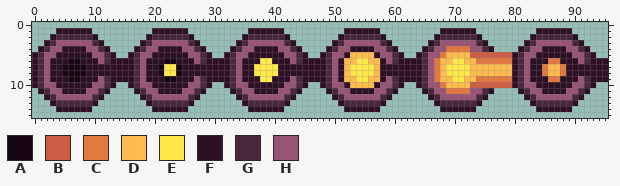
Edited in one commit: sprite sheet (Ludum-Dare-51/Textures/lazor_turret.png). The picture above was drawn from the file before the commit.
The file is 96x16 pixels.
Palette (. is transparent): A #150611  B #cd5e46  C #e37840  D #ffbc4e  E #ffe949  F #2e1026  G #49283d  H #975475
Pixels before, first column x 0:
 1 ....FFFFFF..........FFFFFF..........FFFFFF..........FFFFFF..........FFFFFF..........FFFFFF......
 2 ...FGGGGGGF........FGGGGGGF........FGGGGGGF........FGGGGGGF........FGGGGGGF........FGGGGGGF.....
 3 ..FGHHHHHHGF......FGHHHHHHGF......FGHHHHHHGF......FGHHHHHHGF......FGHHHHHHGF......FGHHHHHHGF....
 4 .FGHHFFFFHHGF....FGHHFFFFHHGF....FGHHFFFFHHGF....FGHHFFFFHHGF....FGHHCCCCHHGF....FGHHFFFFHHGF...
 5 FGHHFFFFFFHHGF..FGHHFFFFFFHHGF..FGHHFFFFFFHHGF..FGHHFDDDDFHHGF..FGHHCDDDDBBBBBBBFGHHFFFFFFHHGF..
 6 FGHFFFAAFFFHGFFFFGHFFFAAFFFHGFFFFGHFFFEEFFFHGFFFFGHFDDEEDDFHGFFFFGHCDDEEDDCCCCCCFGHFFFCCFFFHGFFF
 7 FGHFFAAAAFFFFFFFFGHFFAEEAFFFFFFFFGHFFEEEEFFFFFFFFGHFDEEEEDFFFFFFFGHCDEEEEDDDDDDDFGHFFCDDCFFFFFFF
 8 FGHFFAAAAFFFFFFFFGHFFAEEAFFFFFFFFGHFFEEEEFFFFFFFFGHFDEEEEDFFFFFFFGHCDEEEEDDDDDDDFGHFFCDDCFFFFFFF
 9 FGHFFFAAFFFHGFFFFGHFFFAAFFFHGFFFFGHFFFEEFFFHGFFFFGHFDDEEDDFHGFFFFGHCDDEEDDCCCCCCFGHFFFCCFFFHGFFF
10 FGHHFFFFFFHHGF..FGHHFFFFFFHHGF..FGHHFFFFFFHHGF..FGHHFDDDDFHHGF..FGHHCDDDDBBBBBBBFGHHFFFFFFHHGF..
11 .FGHHFFFFHHGF....FGHHFFFFHHGF....FGHHFFFFHHGF....FGHHFFFFHHGF....FGHHCCCCHHGF....FGHHFFFFHHGF...
12 ..FGHHHHHHGF......FGHHHHHHGF......FGHHHHHHGF......FGHHHHHHGF......FGHHHHHHGF......FGHHHHHHGF....
13 ...FGGGGGGF........FGGGGGGF........FGGGGGGF........FGGGGGGF........FGGGGGGF........FGGGGGGF.....
14 ....FFFFFF..........FFFFFF..........FFFFFF..........FFFFFF..........FFFFFF..........FFFFFF......
After:
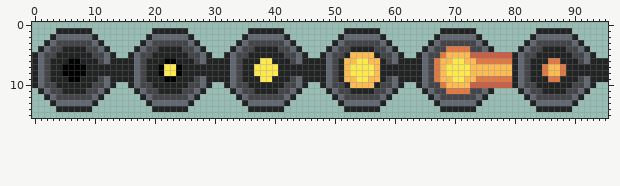
The edit:
colour A: #150611 -> #000000
colour F: #2e1026 -> #222323
colour G: #49283d -> #626871
colour H: #975475 -> #434549
